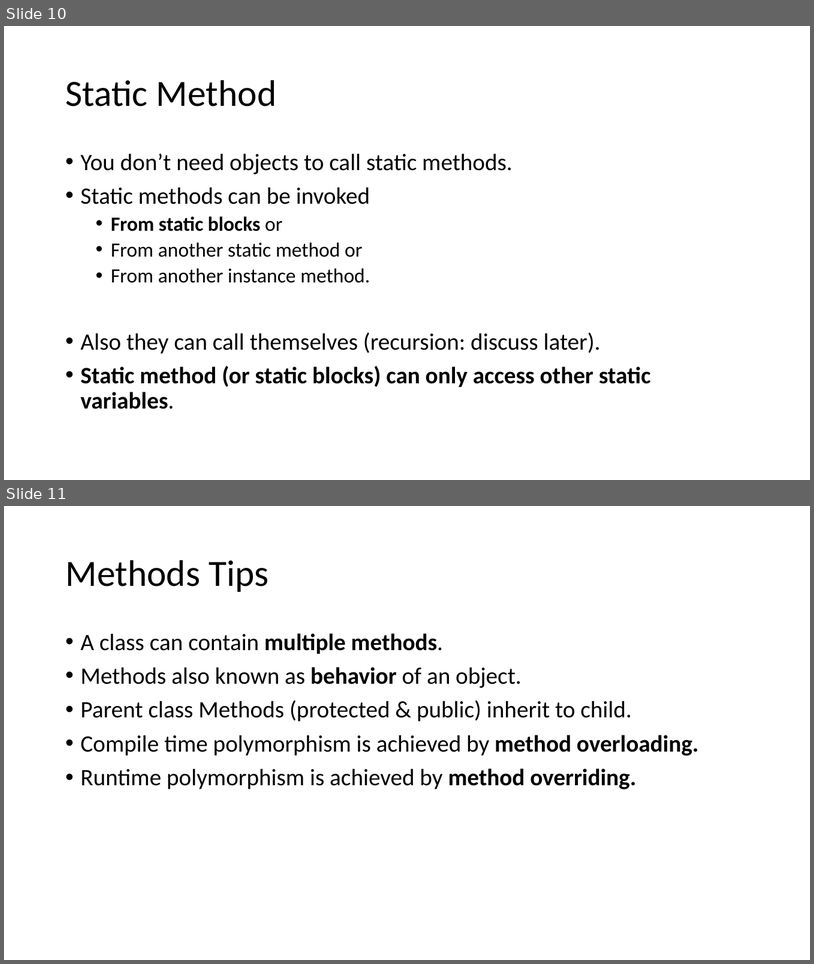
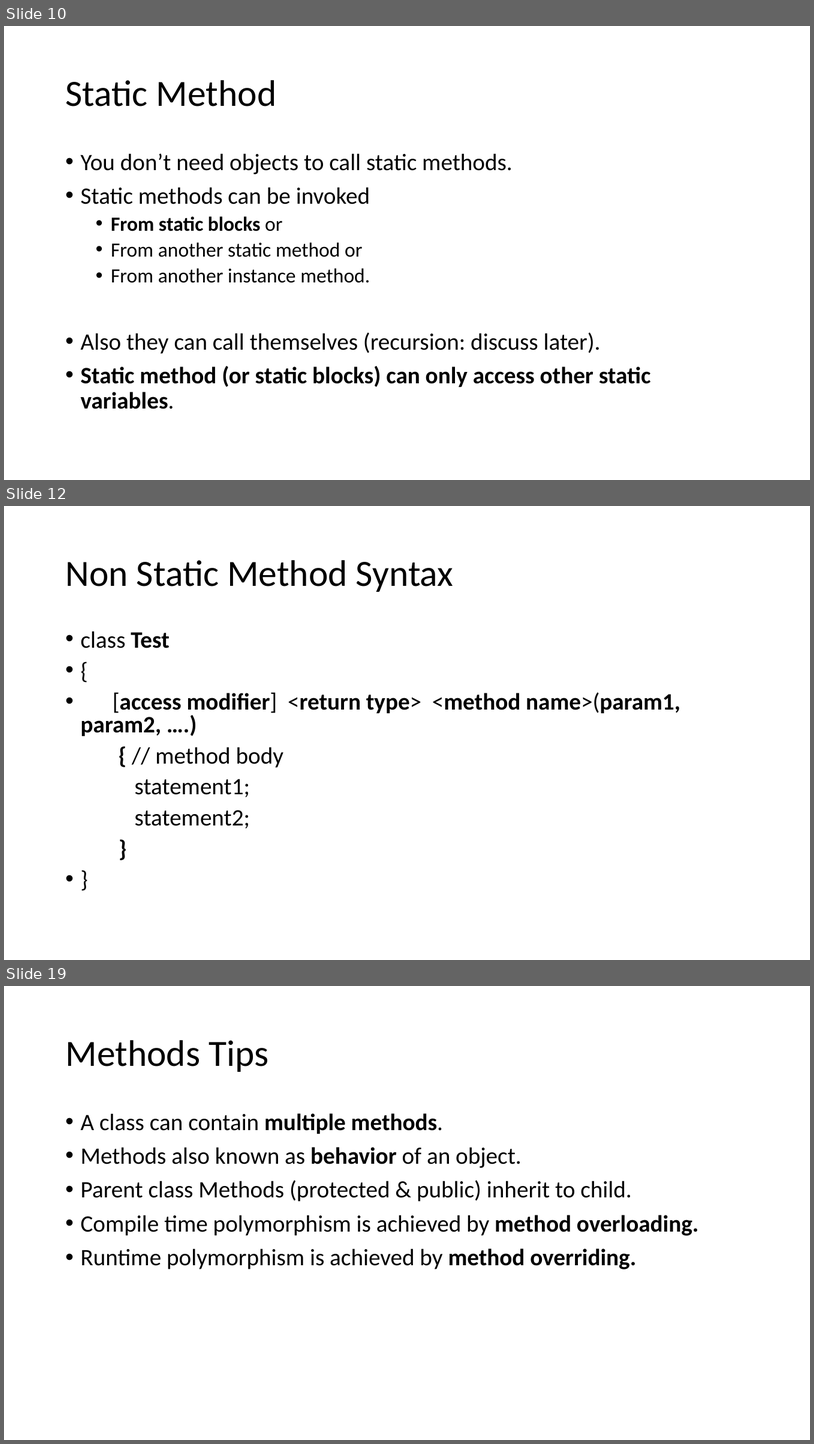
Before and after one commit to umaa-java-sept-2020/documents, a slide deck: methods.pptx. Shown one above the other, each under a label of ours: slides 10 and 11 before the commit, slides 10, 12 and 19 after it; the slides between them are not shown. The pictures are 814x964 and 814x1444 pixels, drawn with LibreOffice and Linux fonts; fonts in the diff are those of the drawing. Boxes give left, top, right and bottom in pixels: in the first picture for what was removed or moved away, otherwise in the second. Text is boxed around its words. In the diff, an @@ line names an element or a change of style, - is before the commit and + after.

```diff
--- a/methods.pptx
+++ b/methods.pptx
@@ slide 12 added at (4, 506, 810, 960), background #FFFFFF @@
@@ title added at (65, 560, 454, 592), 44 pt, text #000000 @@
+Non Static Method Syntax
@@ text added at (81, 631, 681, 828), 28 pt, text #000000, bold @@
+• class Test
+• {
+• [access modifier] <return type> <method name>(param1, param2, ….)
+{ // method body
+statement1;
+statement2;
+}
+• }
@@ what was slide 11 is now slide 19 @@
```
Also in this commit, not shown: 3 slides changed, 7 other slides added.
